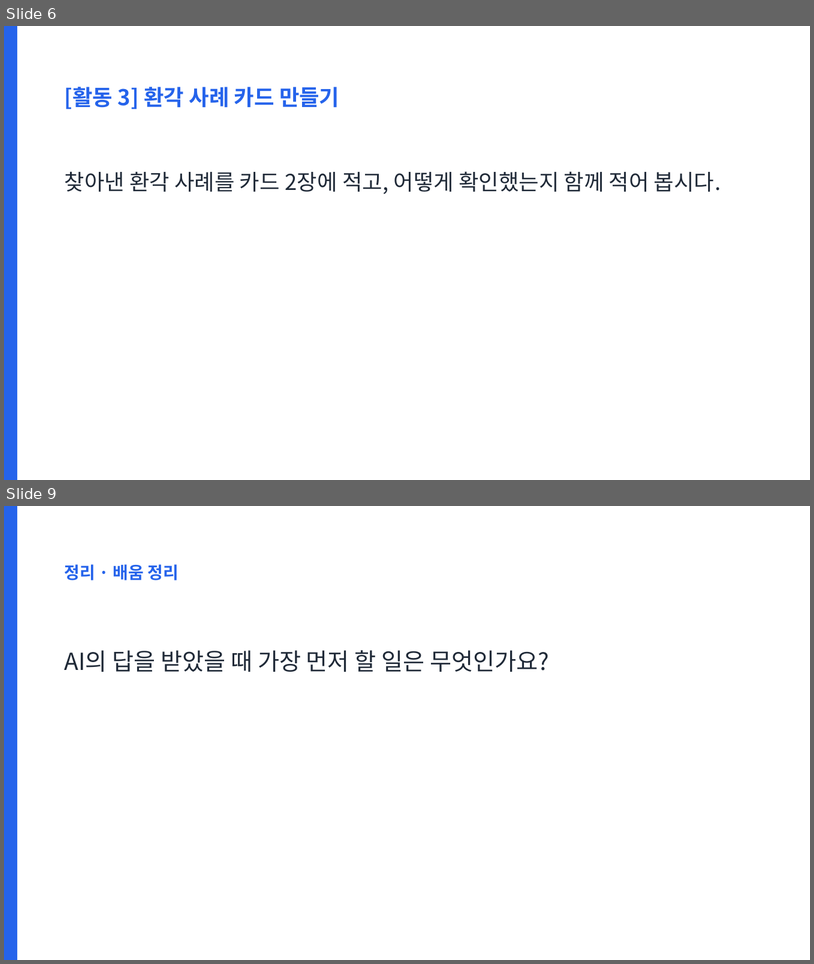
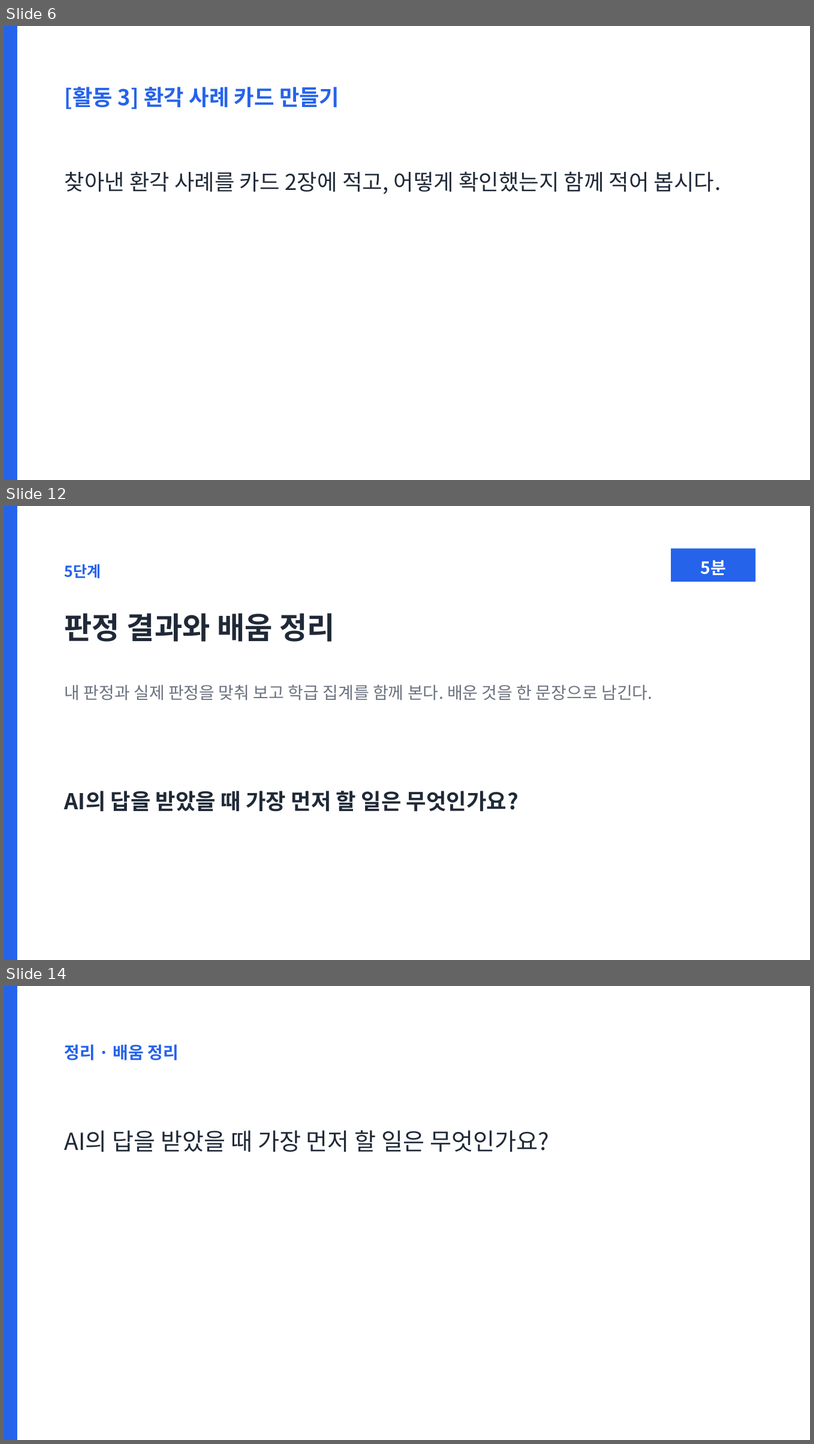
Before and after one commit to legoschool/ai-for-good, a slide deck: out/ppt/WISE_L02_수업.pptx. Shown one above the other, each under a label of ours: slides 6 and 9 before the commit, slides 6, 12 and 14 after it; the slides between them are not shown. The pictures are 814x964 and 814x1444 pixels, drawn with LibreOffice and Linux fonts; fonts in the diff are those of the drawing. Boxes give left, top, right and bottom in pixels: in the first picture for what was removed or moved away, otherwise in the second. Text is boxed around its words. In the diff, an @@ line names an element or a change of style, - is before the commit and + after.

```diff
--- a/out/ppt/WISE_L02_수업.pptx
+++ b/out/ppt/WISE_L02_수업.pptx
@@ slide 12 added at (4,506,810,960), background #FFFFFF @@
@@ rectangle added at (4,506,17,960), fill #2563EB @@
@@ rectangle added at (671,549,756,582), fill #2563EB @@
@@ text added at (65,564,101,579), 18 pt, text #2563EB, bold @@
+5단계
@@ text added at (701,560,726,575), 20 pt, text #FFFFFF, bold @@
+5분
@@ text added at (65,613,336,642), 36 pt, text #1F2937, bold @@
+판정 결과와 배움 정리
@@ text added at (65,684,653,700), 20 pt, text #6B7280 @@
+내 판정과 실제 판정을 맞춰 보고 학급 집계를 함께 본다. 배운 것을 한 문장으로 남긴다.
@@ text added at (65,790,519,811), 26 pt, text #1F2937, bold @@
+AI의 답을 받았을 때 가장 먼저 할 일은 무엇인가요?
@@ what was slide 9 is now slide 14 @@
```
Also in this commit, not shown: 2 slides changed, 4 other slides added, 14 other files.
